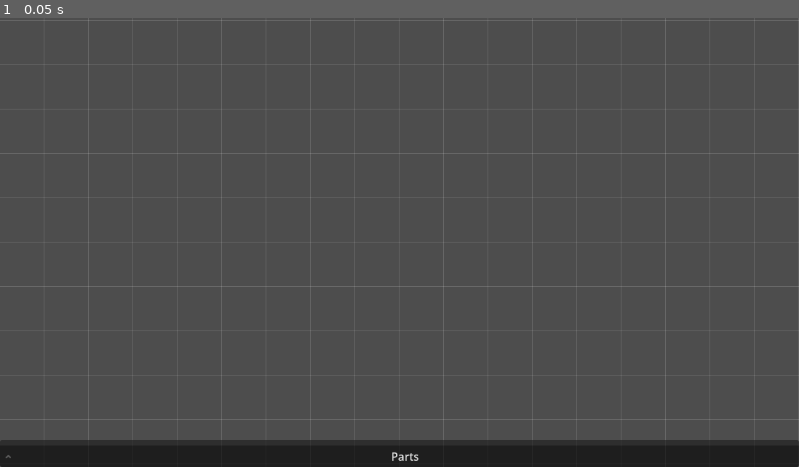
Above: before the commit, frame 1.
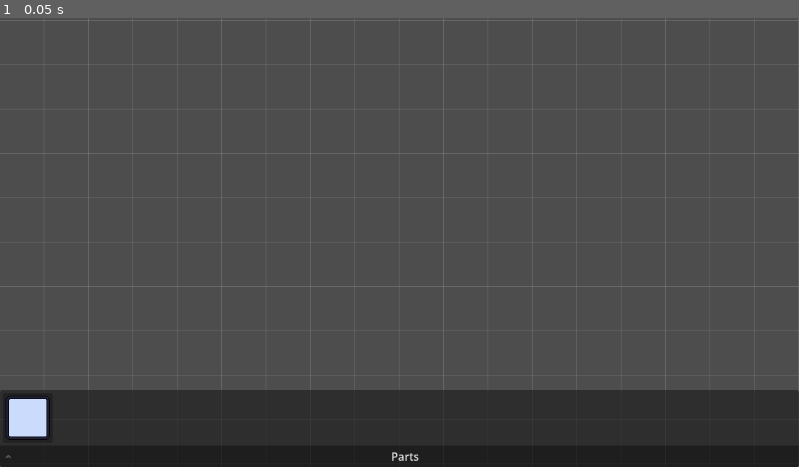
Above: after the commit, the same moment.

Repository: KT0mi/Godot_Fathom_Project
Game: Godot game, scene res://Scenes/SubmarineBuidling/SubmarineBuilding.tscn
The game is run twice, just before and just after one commit, with the same random seed, the same clock (stepped at 60 frames per second) and the same inputs. This scene is started directly instead of the project's main scene.
Inputs:
- Up to frame 1 (0.05 s): no input

The runs differ from the first frame. In frame 1, 11% of the frame differs, in the area x 0-100%, y 82-95%.

Commit message:
Added ghost part handling and wired it to existing scenes

Diff:
--- a/Scripts/SceneScripts/BuildGridCanvas.gd
+++ b/Scripts/SceneScripts/BuildGridCanvas.gd
@@ -12,11 +12,19 @@
 
 @onready var parts_layer : Control = $PartsLayer
 
+const PLACED_PART_VIEW_SCENE := preload("res://Scenes/SubmarineBuidling/PlacedPartView.tscn")
+
 # Called when the node enters the scene tree for the first time.
 func _ready() -> void:
 	clip_contents = true
 	pan_offset = size / 2.0 - Vector2(grid_dimensions) * cell_size / 2
 	_apply_pan()
+	EventBus.part_placed.connect(_on_part_placed)
+
+func _on_part_placed(part: PlacedPart) -> void:
+	var view := PLACED_PART_VIEW_SCENE.instantiate()
+	parts_layer.add_child(view)
+	view.setup(part, self)
 
 func _unhandled_key_input(event: InputEvent) -> void:
 	if event is InputEventKey and event.keycode == Key.KEY_R and not _resetting:
--- a/Scripts/SceneScripts/PlacedPartView.gd
+++ b/Scripts/SceneScripts/PlacedPartView.gd
@@ -1,8 +1,48 @@
 class_name PlacedPartView
 extends Control
 
-func setup(placed_part: PlacedPart, grid: BuildGridCanvas) -> void:
-	$TextureRect.texture = placed_part.data.sprite
-	position = grid.cell_to_local(placed_part.origin)
-	rotation = placed_part.rot_steps * PI / 2.0
-	mouse_filter = MOUSE_FILTER_IGNORE  # it's decorative now, not interactive
+var part_data: PartData
+var origin_cell: Vector2i
+var rot_steps: int = 0
+var grid: BuildGridCanvas
+var is_ghost := false
+
+@onready var texture_rect: TextureRect = $TextureRect
+
+# --- Permanent (post-commit), spawned in response to EventBus.part_placed ---
+func setup(placed_part: PlacedPart, p_grid: BuildGridCanvas) -> void:
+	part_data = placed_part.data
+	origin_cell = placed_part.origin
+	rot_steps = placed_part.rot_steps
+	grid = p_grid
+	is_ghost = false
+	texture_rect.texture = part_data.sprite
+	mouse_filter = MOUSE_FILTER_IGNORE
+	modulate = Color.WHITE
+	_sync_transform()
+
+# --- Ghost (pre-commit), lives in DragLayer ---
+func setup_ghost(p_part_data: PartData, p_grid: BuildGridCanvas) -> void:
+	part_data = p_part_data
+	grid = p_grid
+	rot_steps = 0
+	is_ghost = true
+	texture_rect.texture = part_data.sprite
+	mouse_filter = MOUSE_FILTER_IGNORE
+	_sync_transform()
+
+func set_ghost_cell(cell: Vector2i) -> bool:
+	origin_cell = cell
+	_sync_transform()
+	var trial := PlacedPart.new(part_data, origin_cell, rot_steps)
+	var valid := RunState.submarine.can_place(trial)
+	modulate = Color(0.5, 1.0, 0.5, 0.75) if valid else Color(1.0, 0.4, 0.4, 0.75)
+	return valid
+
+func rotate_ghost() -> void:
+	rot_steps = (rot_steps + 1) % 4
+	set_ghost_cell(origin_cell)   # re-syncs transform + re-validates + re-tints
+
+func _sync_transform() -> void:
+	position = grid.cell_to_local(origin_cell)
+	rotation = rot_steps * PI / 2.0
--- a/Scripts/SceneScripts/SubmarineBuilding.gd
+++ b/Scripts/SceneScripts/SubmarineBuilding.gd
@@ -8,6 +8,10 @@
 const SLOT_SCENE := preload("res://Scenes/SubmarineBuidling/PartPaletteSlotUI.tscn")
 const PLACED_PART_VIEW_SCENE := preload("res://Scenes/SubmarineBuidling/PlacedPartView.tscn")
 
+var _active_ghost : PlacedPartView
+
+func _ready() -> void: setup()
+
 func setup() -> void:
 	_populate_palette()
 
@@ -17,3 +21,27 @@
 		slot.part_data = part_data
 		slot.build_ui = self
 		palette_container.add_child(slot)
+
+## --- Ghost PlacedParts methods ---
+func spawn_ghost(part_data: PartData) -> PlacedPartView:
+	var ghost := PLACED_PART_VIEW_SCENE.instantiate()
+	drag_layer.add_child(ghost)
+	ghost.setup_ghost(part_data, grid)
+	_active_ghost = ghost
+	return ghost
+
+func drag_ghost(ghost: PlacedPartView, global_pos: Vector2) -> void:
+	var cell := grid.local_to_cell(global_pos - grid.global_position)
+	ghost.set_ghost_cell(cell)
+
+func commit_or_discard_ghost(ghost: PlacedPartView, global_pos: Vector2) -> void:
+	var cell := grid.local_to_cell(global_pos - grid.global_position)
+	var trial := PlacedPart.new(ghost.part_data, cell, ghost.rot_steps)
+	if RunState.submarine.can_place(trial):
+		RunState.submarine.place(trial)   # emits EventBus.part_placed
+	ghost.queue_free()
+	_active_ghost = null
+
+func _unhandled_input(event: InputEvent) -> void:
+	if _active_ghost and event.is_action_pressed("rotate_part"):
+		_active_ghost.rotate_ghost()
--- a/Scripts/SubmarineBuildingData/PartDatabase.gd
+++ b/Scripts/SubmarineBuildingData/PartDatabase.gd
@@ -21,6 +21,7 @@
 		if not dir.current_is_dir() and file_name.ends_with(".tres"):
 			var res := load(PARTS_DIR + file_name)
 			if res is PartData:
+				print("DIAGONOSTIC: Added new part %s to part database." % (PARTS_DIR + file_name))
 				all_parts.append(res)
 			else:
 				push_warning("PartDatabase: %s is not a PartData" % file_name)
--- a/project.godot
+++ b/project.godot
@@ -23,6 +23,14 @@
 EncounterDatabase="*uid://pggkyhvem5gt"
 PartDatabase="*uid://bs4y1gg7q5cy4"
 
+[input]
+
+rotate_part={
+"deadzone": 0.2,
+"events": [Object(InputEventKey,"resource_local_to_scene":false,"resource_name":"","device":0,"window_id":0,"alt_pressed":false,"shift_pressed":false,"ctrl_pressed":false,"meta_pressed":false,"pressed":false,"keycode":0,"physical_keycode":32,"key_label":0,"unicode":0,"location":0,"echo":false,"script":null)
+]
+}
+
 [physics]
 
 3d/physics_engine="Jolt Physics"
